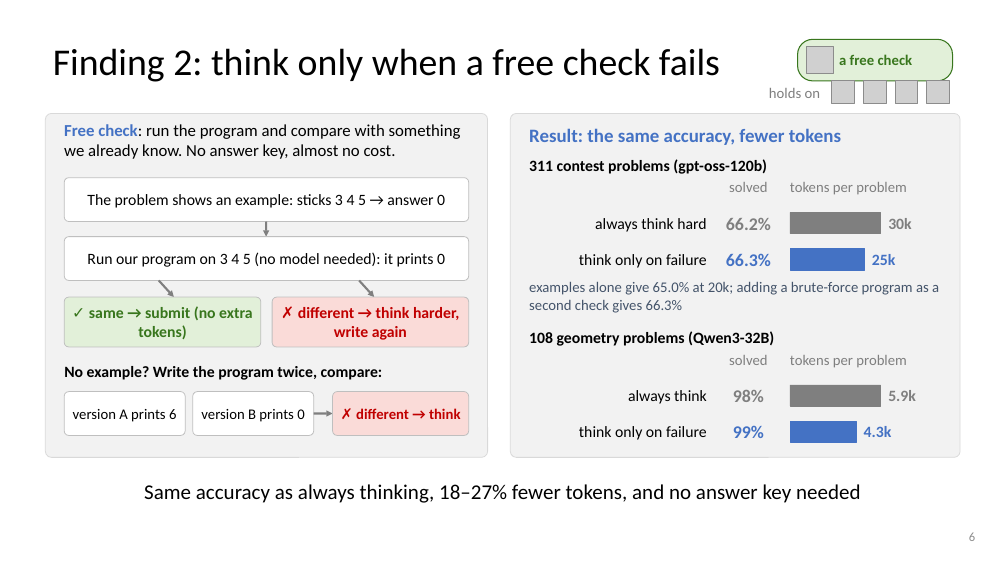
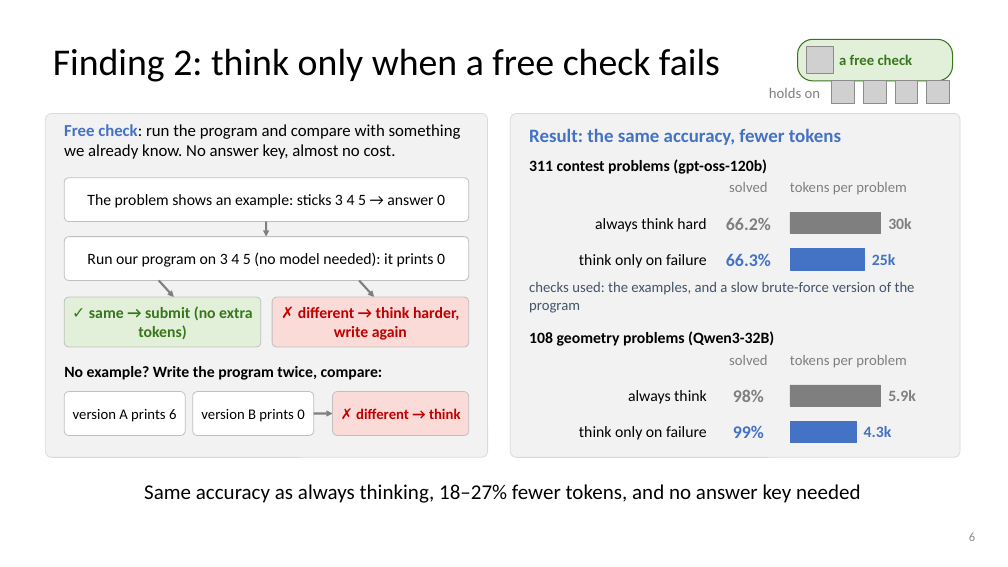
Before and after one commit to dlwns147/CSED490E_Project_Team5, a slide deck: slide 6 of Proposal_Team5.pptx. Drawn at 1008x567 pixels with LibreOffice and Linux fonts; fonts in the diff are those of the drawing; grey boxes stand for pictures. Boxes give left, top, right and bottom in pixels: in the first picture for what was removed or moved away, otherwise in the second. Text is boxed around its words. In the diff, an @@ line names an element or a change of style, - is before the commit and + after.

```diff
--- a/Proposal_Team5.pptx
+++ b/Proposal_Team5.pptx
@@ text at (x1=529, y1=282, x2=915, y2=313): text changed @@
-examples alone give 65.0% at 20k; adding a brute-force program as a second check gives 66.3%
+checks used: the examples, and a slow brute-force version of the program
```
Also in this commit, not shown: 3 other files.
